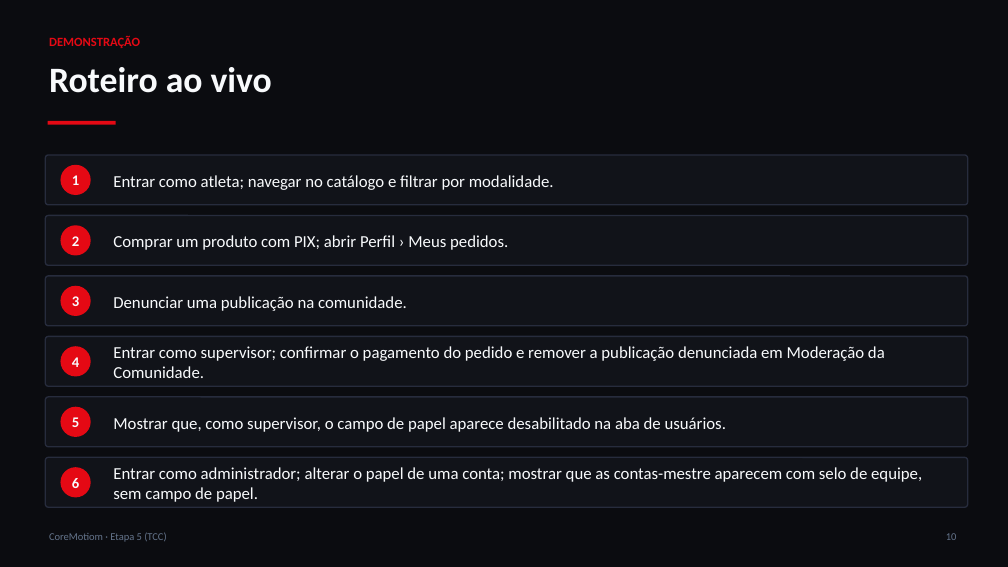
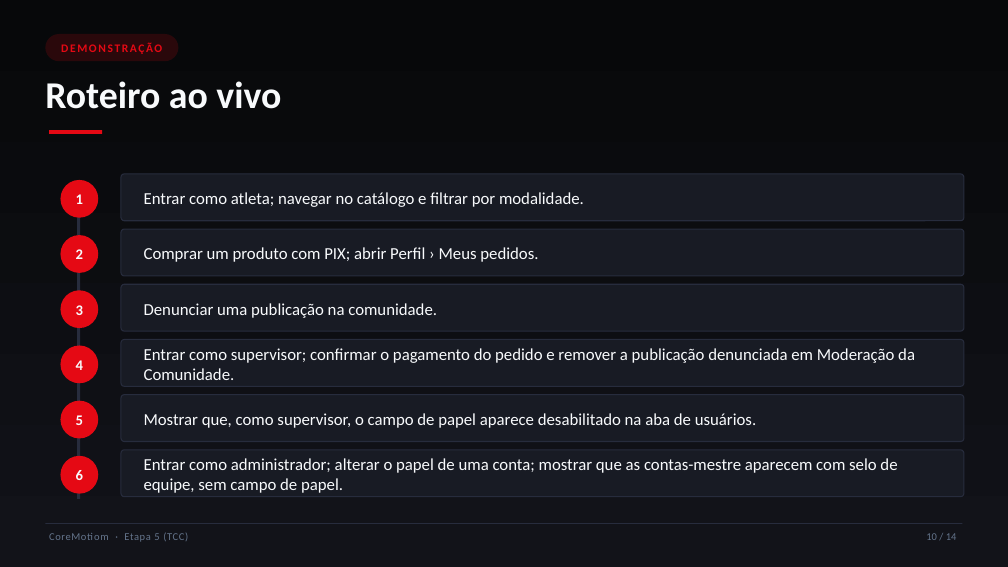
Before and after one commit to MattheusHKrainski/-CoreMotion, a slide deck: slide 10 of apresentacao-coremotiom/CoreMotiom-apresentacao.pptx. Drawn at 1008x567 pixels with LibreOffice and Linux fonts; fonts in the diff are those of the drawing. Boxes give left, top, right and bottom in pixels: in the first picture for what was removed or moved away, otherwise in the second. Text is boxed around its words. In the diff, an @@ line names an element or a change of style, - is before the commit and + after.

```diff
--- a/apresentacao-coremotiom/CoreMotiom-apresentacao.pptx
+++ b/apresentacao-coremotiom/CoreMotiom-apresentacao.pptx
@@ background #0B0C10 to gradient #121319 to #07080A @@
@@ rounded rectangle "DEMONSTRAÇÃO" resized from (x1=49, y1=36, x2=140, y2=48) to (x1=45, y1=34, x2=178, y2=61) @@
@@ rounded rectangle "DEMONSTRAÇÃO" at (x1=45, y1=34, x2=178, y2=61): size 12 to 11 pt, letter spacing 0 to 1.5 pt; alignment left to centre; vertical alignment top to middle; fill none to #E50914 at 16% opacity @@
@@ text "Roteiro ao vivo" moved from (x1=49, y1=67, x2=272, y2=93) to (x1=45, y1=81, x2=281, y2=109) @@
@@ text "Roteiro ao vivo" at (x1=45, y1=81, x2=281, y2=109): size 34 to 36 pt @@
@@ rectangle resized from (x1=48, y1=121, x2=116, y2=125) to (x1=49, y1=130, x2=102, y2=134) @@
@@ rounded rectangle resized from (x1=45, y1=155, x2=968, y2=205) to (x1=121, y1=174, x2=964, y2=221) @@
@@ text "Entrar como atleta; navegar no ..." moved from (x1=113, y1=175, x2=554, y2=190) to (x1=144, y1=192, x2=584, y2=207) @@
@@ ellipse "1" resized from (x1=60, y1=165, x2=91, y2=195) to (x1=60, y1=180, x2=98, y2=218) @@
@@ rectangle added at (x1=77, y1=189, x2=80, y2=499), fill #272C3D @@
@@ ellipse "2" resized from (x1=60, y1=225, x2=91, y2=256) to (x1=60, y1=235, x2=98, y2=273) @@
@@ rounded rectangle resized from (x1=45, y1=216, x2=968, y2=265) to (x1=121, y1=229, x2=964, y2=276) @@
@@ text "Comprar um produto com PIX; ..." moved from (x1=113, y1=235, x2=508, y2=250) to (x1=144, y1=247, x2=538, y2=262) @@
@@ ellipse "3" resized from (x1=60, y1=286, x2=91, y2=316) to (x1=60, y1=290, x2=98, y2=328) @@
@@ rounded rectangle resized from (x1=45, y1=276, x2=968, y2=326) to (x1=121, y1=284, x2=964, y2=331) @@
@@ text "Denunciar uma publicação na comunidade." moved from (x1=113, y1=296, x2=407, y2=311) to (x1=144, y1=303, x2=437, y2=318) @@
@@ ellipse "4" resized from (x1=60, y1=346, x2=91, y2=377) to (x1=60, y1=346, x2=98, y2=383) @@
@@ rounded rectangle resized from (x1=45, y1=337, x2=968, y2=386) to (x1=121, y1=340, x2=964, y2=386) @@
@@ text "Entrar como supervisor; confirmar o ..." moved from (x1=113, y1=346, x2=885, y2=378) to (x1=144, y1=348, x2=915, y2=380) @@
@@ ellipse "5" resized from (x1=60, y1=407, x2=91, y2=437) to (x1=60, y1=401, x2=98, y2=439) @@
@@ fill #111319 to #181B24; outline #272C3D 1.25 pt to #272C3D 1 pt; proportions changed in 6 elements at (x1=121, y1=229, x2=964, y2=276), (x1=121, y1=450, x2=964, y2=497), (x1=121, y1=340, x2=964, y2=386), (x1=121, y1=284, x2=964, y2=331), (x1=121, y1=174, x2=964, y2=221), (x1=121, y1=395, x2=964, y2=442) @@
@@ rounded rectangle resized from (x1=45, y1=457, x2=968, y2=507) to (x1=121, y1=395, x2=964, y2=442) @@
@@ text "Mostrar que, como supervisor, o ..." moved from (x1=113, y1=417, x2=726, y2=432) to (x1=144, y1=413, x2=756, y2=428) @@
@@ ellipse "6" resized from (x1=60, y1=467, x2=91, y2=498) to (x1=60, y1=456, x2=98, y2=494) @@
@@ rounded rectangle resized from (x1=45, y1=397, x2=968, y2=447) to (x1=121, y1=450, x2=964, y2=497) @@
@@ text "Entrar como administrador; alterar o ..." rewrapped from (x1=113, y1=467, x2=922, y2=502) to (x1=144, y1=458, x2=897, y2=493) @@
@@ text "CoreMotiom · Etapa 5 (TCC)" at (x1=124, y1=532, x2=188, y2=542): letter spacing 0 to 0.6 pt @@
@@ rectangle added at (x1=45, y1=523, x2=963, y2=524), fill #272C3D @@
@@ text at (x1=926, y1=533, x2=957, y2=540): text changed @@
-10
+10 / 14
```
Also in this commit, not shown: 13 other slides changed, 1 other file.
